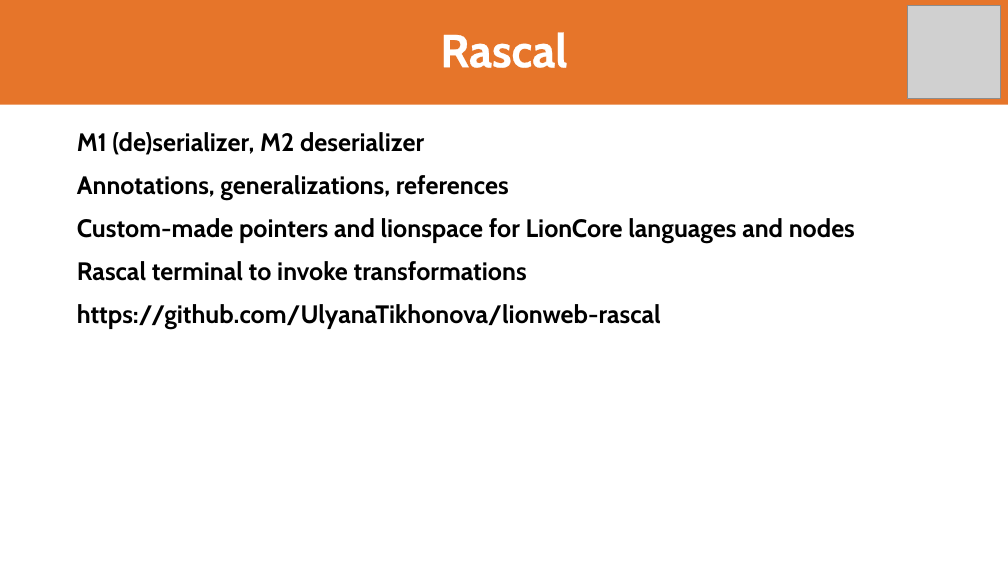
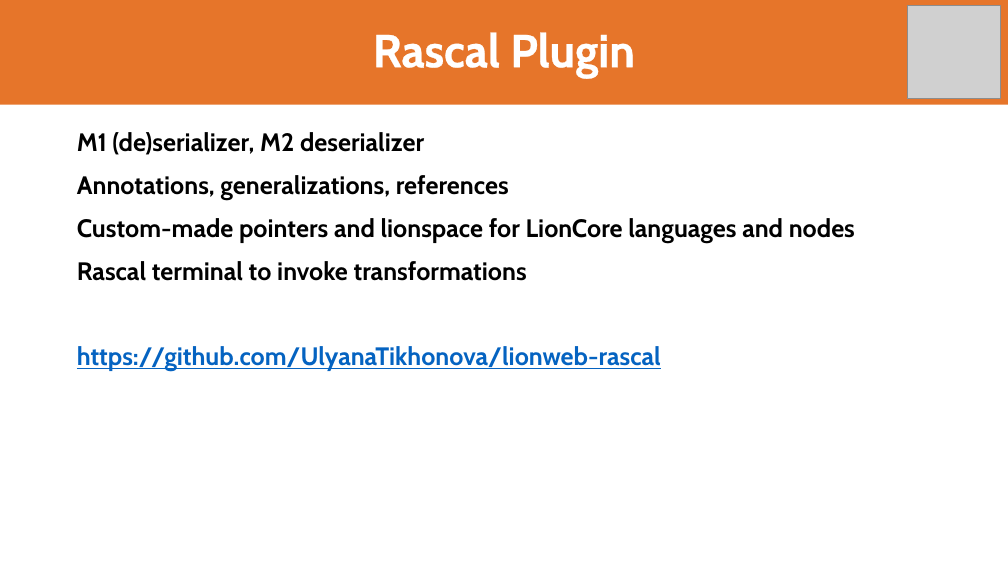
Before and after one commit to LionWeb-io/specification, a slide deck: slide 28 of resources/LangDev 2024 Talk.pptx. Drawn at 1008x567 pixels with LibreOffice and Linux fonts; fonts in the diff are those of the drawing; grey boxes stand for pictures; background and template pictures are left out. Boxes give left, top, right and bottom in pixels: in the first picture for what was removed or moved away, otherwise in the second. Text is boxed around its words. In the diff, an @@ line names an element or a change of style, - is before the commit and + after.

```diff
--- a/resources/LangDev 2024 Talk.pptx
+++ b/resources/LangDev 2024 Talk.pptx
@@ title at (373,32,634,78): text changed @@
-Rascal
+Rascal Plugin
@@ text at (77,346,661,372): text colour #000000 to #0563C1, underline on in "https://github.com/UlyanaTikhonova/lionweb-rascal" @@
```
Also in this commit, not shown: 12 other slides changed.
